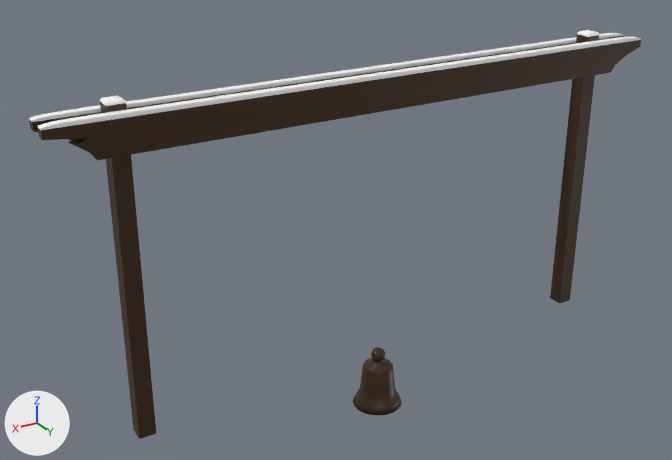
Two versions of the glTF model holiday2021/holiday2021.glb, one commit apart.
Rendered twice from a 50 mm camera at (17.2, 25.6, 18.3) aimed at (1.4, -0.8, 5.2). Every picture has the same lights, and +X, +Y and +Z are marked at lower left. Vertices at the same position are counted once.

The first picture shows 'arbor', 'bell'.
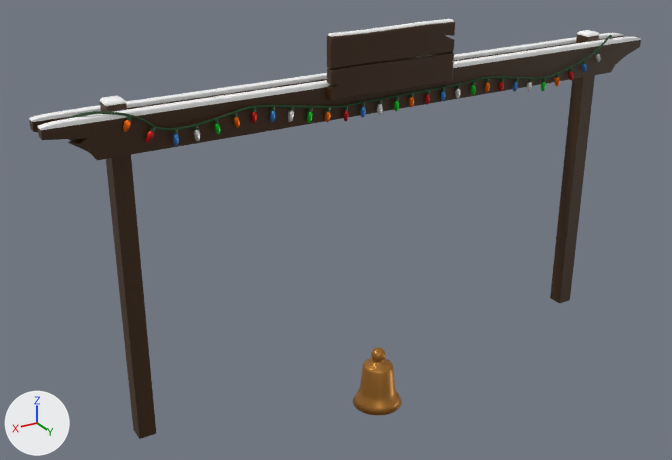
Edits to the bpy script that builds the scene:
```text
Change me_bell:
    where me_bell.from_pydata(...)  # 802 vertices, 1600 faces; spans x -0.95..0.95, y -0.95..0.95, z -2.11..0.27
    used by ob_bell; location = (0.0, 0.0, 0.0)
    me_bell part 1: texture (UV) coordinates of 1600 of 1600 faces, centred in x -0.92..0.92, y -0.92..0.92, z -2.11..0.27, changed; they spanned u 0.33..0.88, v 0.51..0.79 and now span u 0.85..0.99, v 0.47..0.82
Change me_arbor:
    used by ob_arbor; location = (0.0, 0.0, 0.0)
    remove me_arbor.from_pydata(...)  # 134 vertices, 248 faces; spans x -11.6..11.6, y -0.6..0.6, z -0.1..11.3
    add me_arbor.from_pydata(...)  # 3569 vertices, 6680 faces; spans x -11.6..11.6, y -0.6..0.9, z -0.1..12.6
    me_arbor part 2: 3275 vertices added at x -10.5..10.8, y -0.4..0.9, z 9.5..12.6
```

What differs and where, as boxes [x1, y1, x2, y2] in the pictures (672 x 460 px):
'arbor', reshaped
    before: [29, 30, 641, 439]
    after: [29, 19, 641, 439]
part 1 of me_bell, surface changed
    both: [353, 347, 402, 415]
part 2 of me_arbor, added (brown)
    after: [67, 19, 612, 146]
